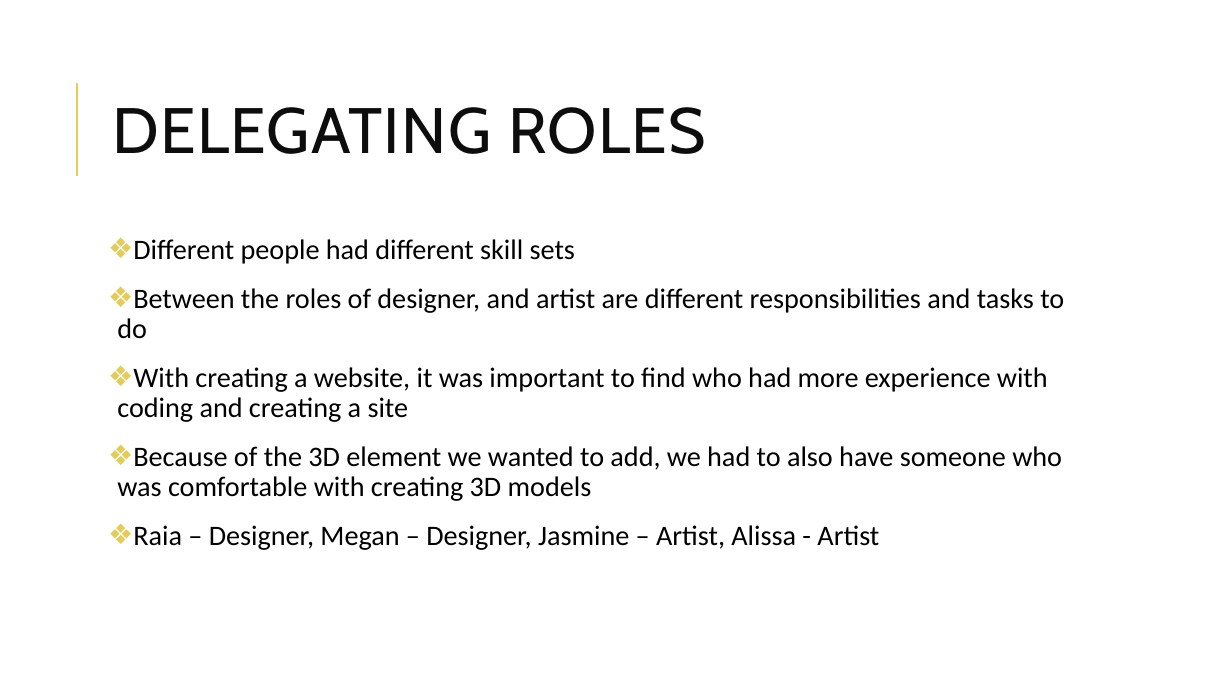
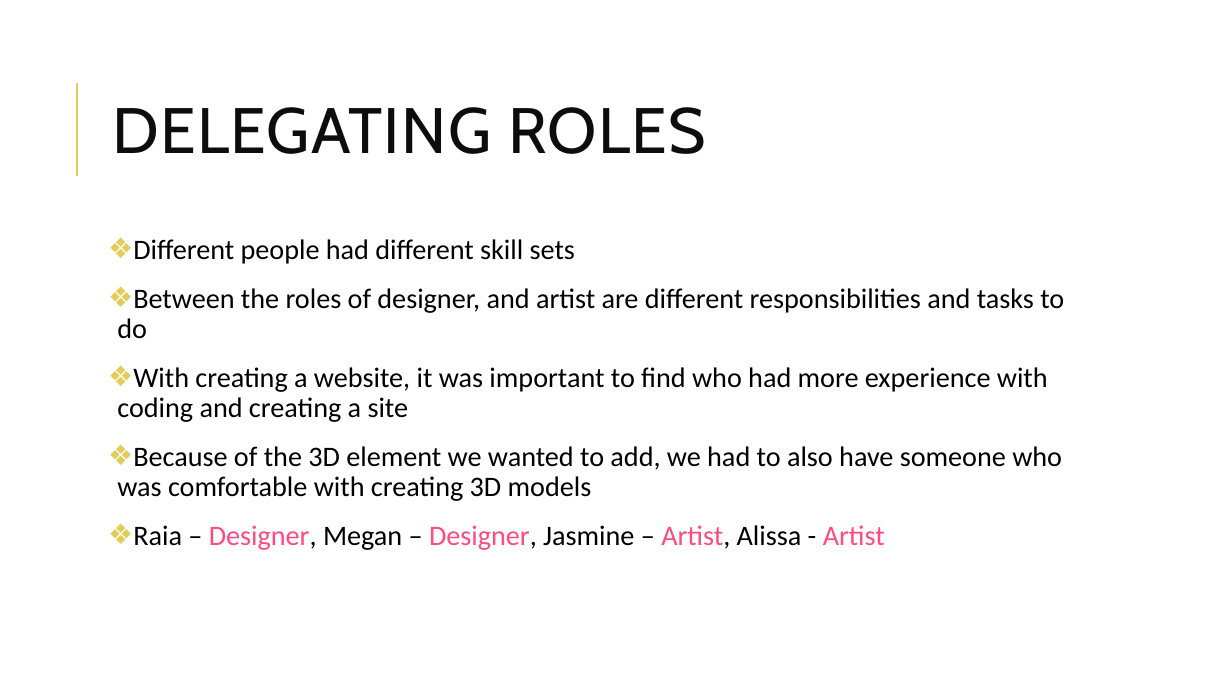
Before and after one commit to AzureJasmine/DMP-2018, a slide deck: slide 2 of Website DEMO.pptx (slide 3 before the commit). Drawn at 1232x693 pixels with LibreOffice and Linux fonts; fonts in the diff are those of the drawing. Boxes give left, top, right and bottom in pixels: in the first picture for what was removed or moved away, otherwise in the second. Text is boxed around its words. In the diff, an @@ line names an element or a change of style, - is before the commit and + after.

```diff
--- a/Website DEMO.pptx
+++ b/Website DEMO.pptx
@@ text at (133, 525, 885, 550): text colour #000000 to #FF4A83 in "Designer, Designer, Artist, Artist" @@
```
Also in this commit, not shown: 3 other slides changed, 12 slides added, 4 slides removed.
